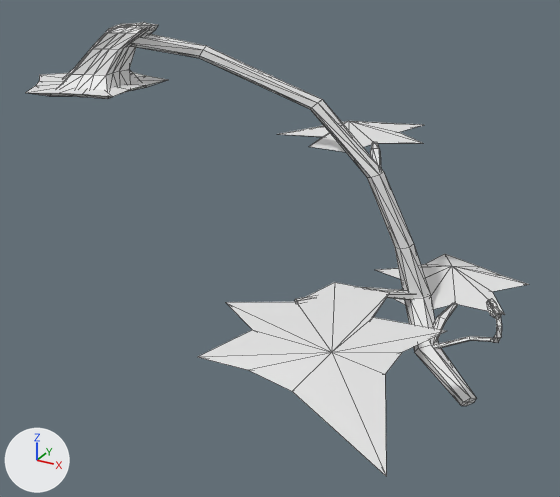
The OBJ model project/Resources/farm/crop_pumpkin_vines.obj: old version first, new version second.
Both versions are drawn from a 50 mm camera at (1.169, -1.375, 0.958) aimed at (0.363, 0.091, 0.225). Arrows for +X, +Y and +Z are at lower left; the lights stay in place. The picture after the commit comes second. Mesh edges are drawn as thin lines. Where no turn or scale is listed for an object, it has been applied to the vertices.

The first picture shows 'crop_pumpkin_vines'.
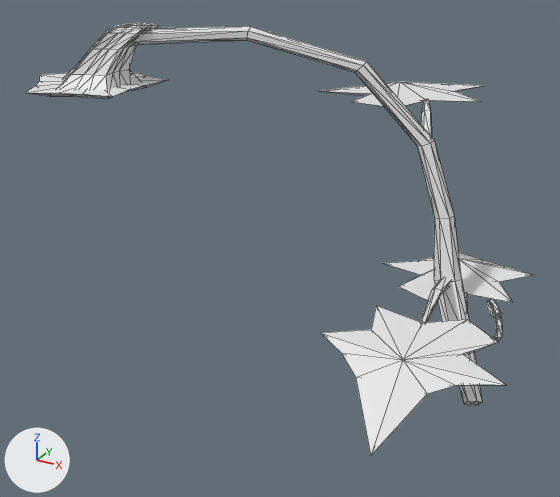
Where the change shows, as pixel boxes (x1, y1, x2, y2) in the pictures (560 x 497 px; the box of a moved part takes in the faces that stretch with it):
```json
{"object": "crop_pumpkin_vines", "change": "reshaped", "before": [25, 22, 529, 476], "after": [25, 22, 533, 455]}
{"part": 1, "of": "me_crop_pumpkin_vines", "change": "rebuilt", "before": [198, 282, 446, 476], "after": [321, 277, 505, 455], "on screen": "26% narrower, 8% shorter"}
{"part": 2, "of": "me_crop_pumpkin_vines", "change": "added", "after": [322, 81, 485, 137]}
{"part": 3, "of": "me_crop_pumpkin_vines", "change": "deleted", "before": [280, 121, 422, 168]}
{"part": 4, "of": "me_crop_pumpkin_vines", "change": "moved or reshaped", "before": [131, 34, 529, 406], "after": [133, 26, 533, 405]}
```

Edits to the scene script, one JSON object a line:
```json
{"block": "me_crop_pumpkin_vines", "where": "# used by ob_crop_pumpkin_vines; location = (0.0, 0.0, 0.0)"}
{"op": "remove", "block": "me_crop_pumpkin_vines", "code": "me_crop_pumpkin_vines.from_pydata(...)  # 292 vertices, 556 faces; spans x -0.239..0.894, y -0.428..0.559, z 0.007..0.718"}
{"op": "add", "block": "me_crop_pumpkin_vines", "code": "me_crop_pumpkin_vines.from_pydata(...)  # 292 vertices, 556 faces; spans x -0.239..0.958, y -0.366..0.743, z 0.008..0.718"}
{"block": "me_crop_pumpkin_vines", "change": "me_crop_pumpkin_vines part 1: the loose piece of 31 vertices spanning x 0.392..0.841, y -0.428..0.199, z 0.121..0.224 is rebuilt with 31 vertices and now spans x 0.589..0.958, y -0.366..0.219, z 0.106..0.213"}
{"block": "me_crop_pumpkin_vines", "change": "me_crop_pumpkin_vines part 2: a new loose piece of 31 vertices spanning x 0.299..0.699, y 0.25..0.743, z 0.466..0.539"}
{"block": "me_crop_pumpkin_vines", "change": "me_crop_pumpkin_vines part 3: the loose piece of 31 vertices spanning x 0.247..0.609, y 0.168..0.54, z 0.397..0.464 is deleted"}
{"block": "me_crop_pumpkin_vines", "change": "me_crop_pumpkin_vines part 4"}
{"block": "me_crop_pumpkin_vines", "change": "79 vertices are removed from x -0.011..0.884, y -0.02..0.559, z 0.007..0.71"}
{"block": "me_crop_pumpkin_vines", "change": "152 faces are deleted"}
{"block": "me_crop_pumpkin_vines", "change": "4 vertices in x 0.85..0.89, y 0.09..0.141, z 0.122..0.181 move by (-0.001, 0.0, 0.0)"}
{"block": "me_crop_pumpkin_vines", "change": "4 vertices in x 0.851..0.885, y 0.077..0.149, z 0.117..0.192 move by (0.001, 0.0, 0.0)"}
{"block": "me_crop_pumpkin_vines", "change": "3 vertices in x 0.821..0.881, y 0.086..0.117, z 0.108..0.14 move by (0.0, -0.001, 0.0)"}
{"block": "me_crop_pumpkin_vines", "change": "3 vertices in x 0.87..0.894, y 0.081..0.117, z 0.103..0.164 move by (0.0, 0.001, 0.0)"}
{"block": "me_crop_pumpkin_vines", "change": "21 vertices move from x 0.729..0.889, y 0.081..0.13, z 0.051..0.19 to x 0.79..0.888, y 0.08..0.135, z 0.076..0.191"}
{"block": "me_crop_pumpkin_vines", "change": "79 vertices are added at x -0.008..0.888, y -0.017..0.579, z 0.008..0.715"}
{"block": "me_crop_pumpkin_vines", "change": "152 new faces join them"}
```
